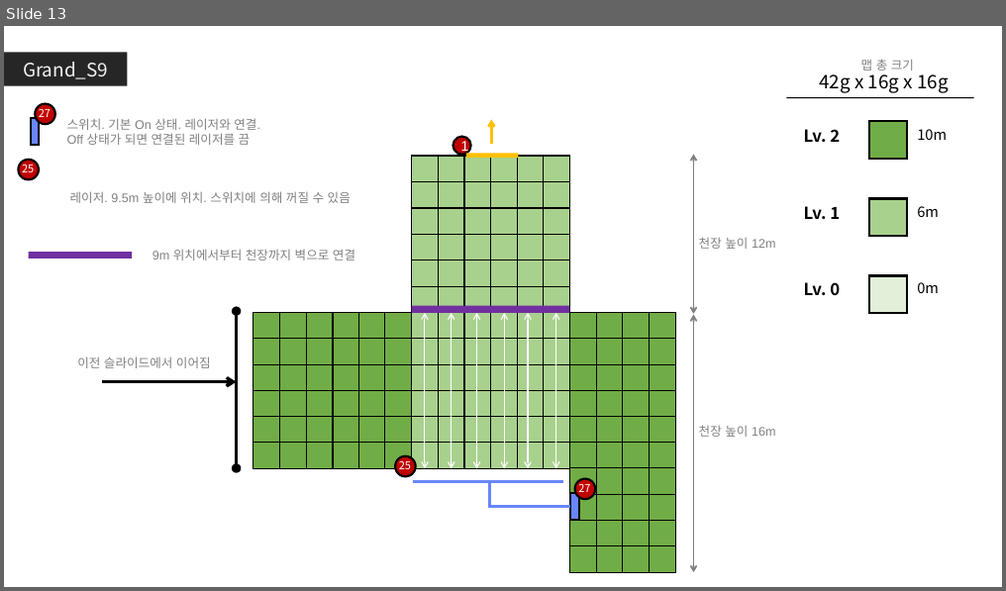
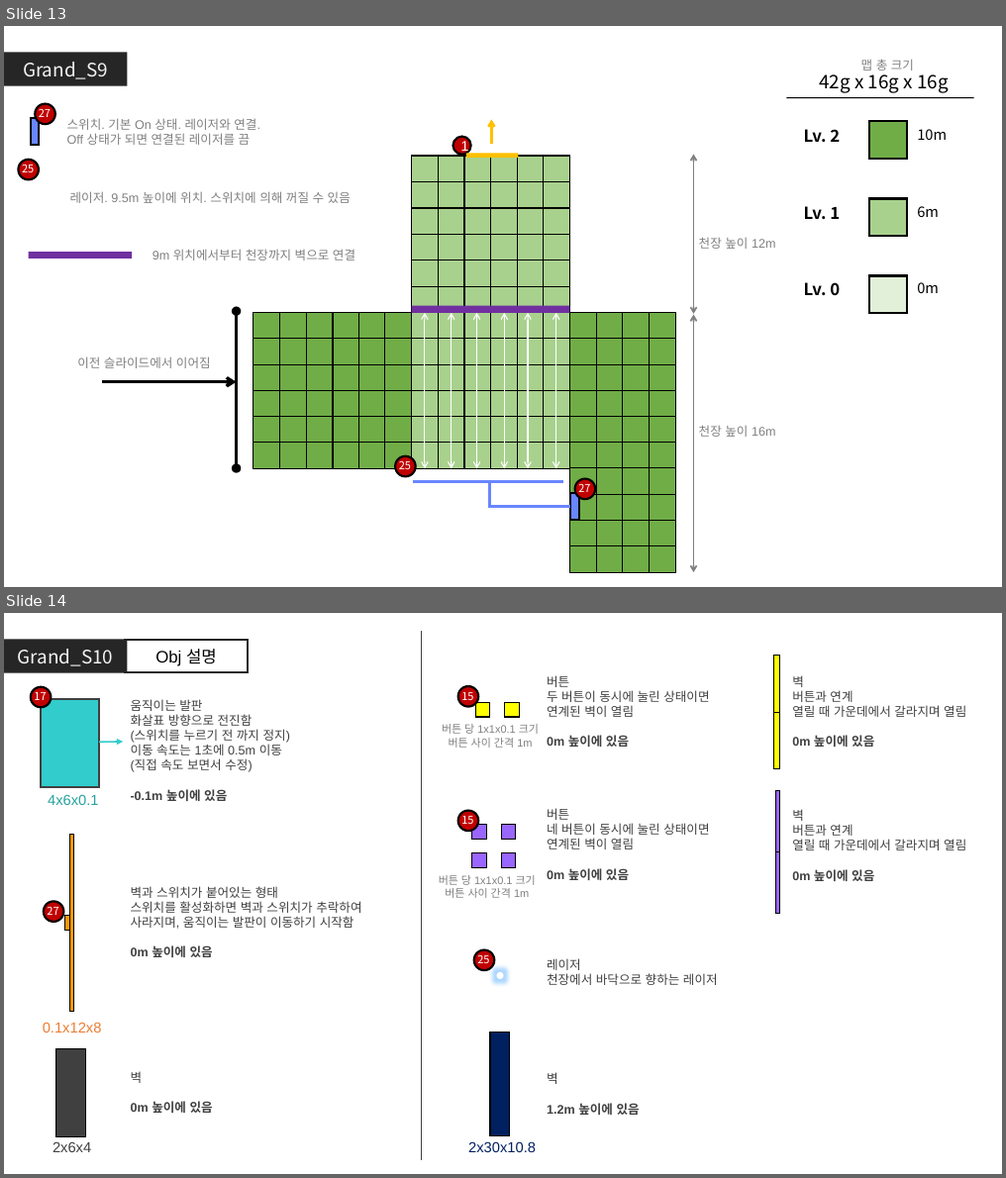
Before and after one commit to GGMGangsterHamster/GangsterHamster, a slide deck: Documents/Grand_Stage.pptx. Shown one above the other, each under a label of ours: slide 13 before the commit, slides 13 and 14 after it. The pictures are 1006x591 and 1006x1178 pixels, drawn with LibreOffice and Linux fonts; fonts in the diff are those of the drawing. Boxes give left, top, right and bottom in pixels: in the first picture for what was removed or moved away, otherwise in the second. Text is boxed around its words. In the diff, an @@ line names an element or a change of style, - is before the commit and + after.

```diff
--- a/Documents/Grand_Stage.pptx
+++ b/Documents/Grand_Stage.pptx
@@ slide 14 added at box(4, 613, 1002, 1174), background #FFFFFF @@
@@ rectangle added at box(4, 639, 127, 673), fill #262626, 18 pt, text #F2F2F2 @@
+Grand_S10
@@ rectangle added at box(125, 640, 248, 672), outline #262626 1.5 pt, 16 pt, text #000000 @@
+Obj 설명
@@ line added from (421, 631) to (421, 1160), #404040 0.75 pt @@
@@ text added at box(131, 699, 291, 801), 12 pt, text #404040 @@
+움직이는 발판
+화살표 방향으로 전진함
+(스위치를 누르기 전 까지 정지)
+이동 속도는 1초에 0.5m 이동
+(직접 속도 보면서 수정)
+-0.1m 높이에 있음
@@ group added at box(442, 655, 966, 769): 4 rectangles, 4 texts, 1 ellipse @@
+15
+버튼
+두 버튼이 동시에 눌린 상태이면
+연계된 벽이 열림
+0m 높이에 있음
+벽
+버튼과 연계
+열릴 때 가운데에서 갈라지며 열림
+0m 높이에 있음
+버튼 당 1x1x0.1 크기
+버튼 사이 간격 1m
@@ group added at box(30, 687, 123, 805): 2 texts, 1 rectangle, 1 arrow, 1 ellipse @@
+17
+4x6x0.1
@@ group added at box(439, 791, 966, 913): 6 rectangles, 4 texts, 1 ellipse @@
+15
+버튼
+네 버튼이 동시에 눌린 상태이면 연계된 벽이 열림
+0m 높이에 있음
+벽
+버튼과 연계
+열릴 때 가운데에서 갈라지며 열림
+0m 높이에 있음
+버튼 당 1x1x0.1 크기
+버튼 사이 간격 1m
@@ group added at box(43, 835, 102, 1033): 2 rectangles, 2 texts, 1 ellipse @@
+0.1x12x8
+27
@@ text added at box(131, 886, 361, 958), 12 pt, text #404040 @@
+벽과 스위치가 붙어있는 형태
+스위치를 활성화하면 벽과 스위치가 추락하여 사라지며, 움직이는 발판이 이동하기 시작함
+0m 높이에 있음
@@ group added at box(474, 950, 718, 985): 2 ellipses, 2 texts @@
+25
+레이저
+천장에서 바닥으로 향하는 레이저
@@ rectangle added at box(56, 1050, 85, 1138), fill #404040, outline #000000 1 pt @@
@@ rectangle added at box(491, 1032, 510, 1137), fill #002060, outline #000000 1 pt @@
@@ text added at box(131, 1071, 213, 1113), 12 pt, text #404040, bold @@
+벽
+0m 높이에 있음
@@ text added at box(547, 1072, 640, 1115), 12 pt, text #404040, bold @@
+벽
+1.2m 높이에 있음
@@ text added at box(53, 1142, 91, 1153), 14 pt, text #404040 @@
+2x6x4
@@ text added at box(468, 1142, 536, 1153), 14 pt, text #002060 @@
+2x30x10.8
```
Also in this commit, not shown: 3 slides changed, 1 other slide added, 3 slides removed.
